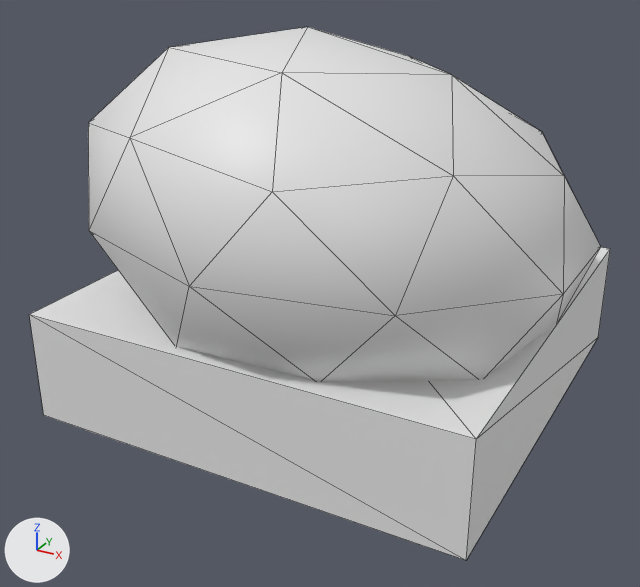
An edit to the OBJ model Assets/StreamingAssets/TileMeshes/BOULDER.obj, drawn before and after from the same camera.
Both versions are drawn from a camera (50 mm lens) standing at (1.74, -3.41, 2.1) and looking at (0.0, -0.24, 0.52). The lights are fixed; the arrows at lower left show +X, +Y and +Z. Mesh edges are drawn as thin lines. Where no turn or scale is listed for an object, it has been applied to the vertices.

In view in the first picture: 'BOULDER'.
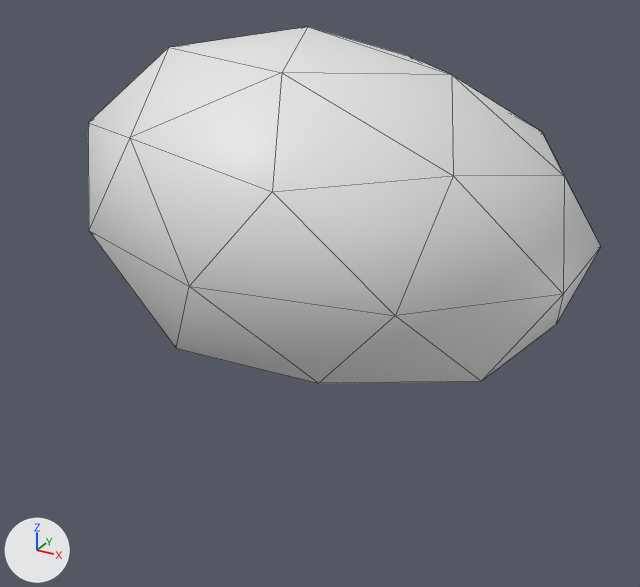
The change, as JSON lines over the scene's bpy script:
```json
{"block": "me_boulder", "where": "me_boulder.from_pydata(...)  # 43 vertices, 69 faces; spans x -1.13..1.1, y -1.2..1.0, z 0.0..1.65"}
{"block": "me_boulder", "where": "# used by ob_boulder; location = (0.0, 0.0, 0.0)"}
{"block": "me_boulder", "change": "me_boulder part 1: the loose piece of 8 vertices spanning x -1.0..1.0, y -1.0..1.0, z 0.0..0.5 is deleted"}
```

Pixel boxes [x1, y1, x2, y2] of what changed, in the pictures (640 x 587 px):
```json
{"object": "BOULDER", "change": "reshaped", "before": [29, 27, 610, 560], "after": [88, 27, 600, 383], "on screen": "12% narrower, 33% shorter"}
{"part": 1, "of": "me_boulder", "change": "deleted", "before": [29, 247, 610, 560]}
```
